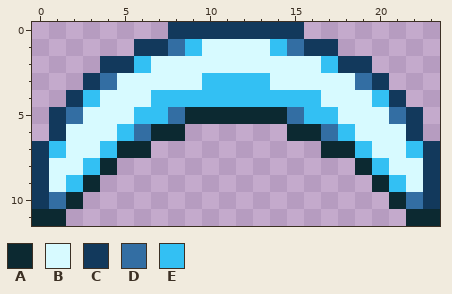
One commit to this pixel-art sprite: Projectiles/FrozenCrystallusProj.png. Above, as it was before the edit.
The file is 48x24 pixels, drawn in blocks of 2x2; one block is one cell here.
Palette (. is transparent): A #0c2931  B #d7faff  C #12395c  D #336ea3  E #33c0f3
Pixels before, first column x 0:
 0 ........CCCCCCCC........
 1 ......CCDEBBBBEDCC......
 2 ....CCEBBBBBBBBBBECC....
 3 ...CDBBBBBEEEEBBBBBDC...
 4 ..CEBBBEEEEEEEEEEBBBEC..
 5 .CDBBBEEDAAAAAADEEBBBDC.
 6 .CBBBEDAA......AADEBBBC.
 7 CEBBEAA..........AAEBBEC
 8 CBBEA..............AEBBC
 9 CBEA................AEBC
10 CDA..................ADC
11 AA....................AA
The result:
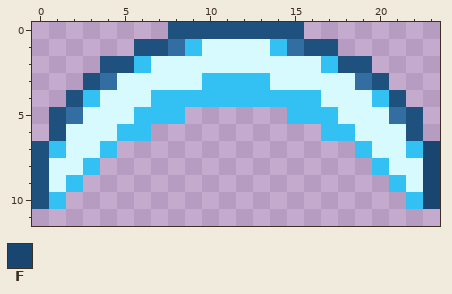
Colours new in this view: F #184670
What changed:
{"colour":"C","old":"#12395c","new":"#1f517e"}
{"y":5,"x":8,"old":"DAAAAAAD","new":"E......E"}
{"y":6,"x":6,"old":"DAA","new":"E.."}
{"y":6,"x":15,"old":"AAD","new":"..E"}
{"y":7,"x":5,"old":"AA","new":".."}
{"y":7,"x":17,"old":"AA","new":".."}
{"y":7,"x":23,"old":"C","new":"F"}
{"y":8,"x":4,"old":"A","new":"."}
{"y":8,"x":19,"old":"A","new":"."}
{"y":8,"x":23,"old":"C","new":"F"}
{"y":9,"x":3,"old":"A","new":"."}
{"y":9,"x":20,"old":"A","new":"."}
{"y":9,"x":23,"old":"C","new":"F"}
{"y":10,"x":1,"old":"DA","new":"E."}
{"y":10,"x":21,"old":"ADC","new":".EF"}
{"y":11,"x":0,"old":"AA","new":".."}
{"y":11,"x":22,"old":"AA","new":".."}
